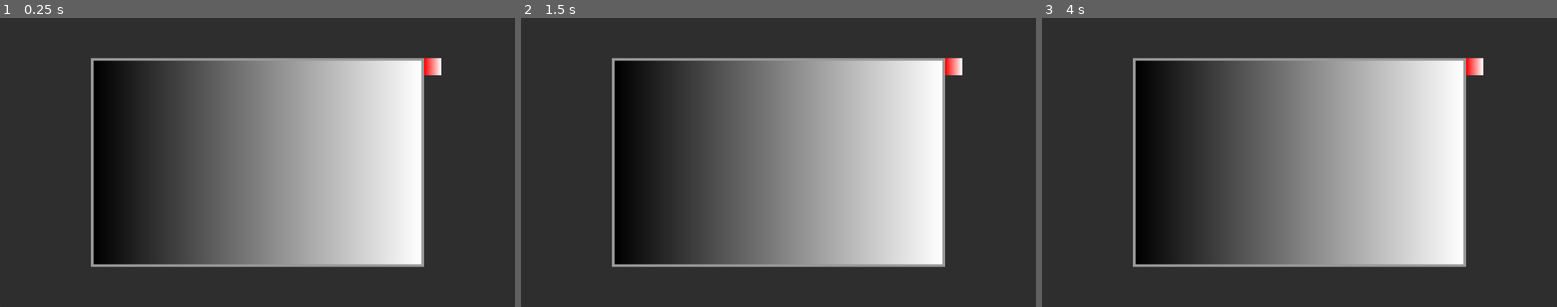
Above: before the commit, frames 1-3 (left to right).
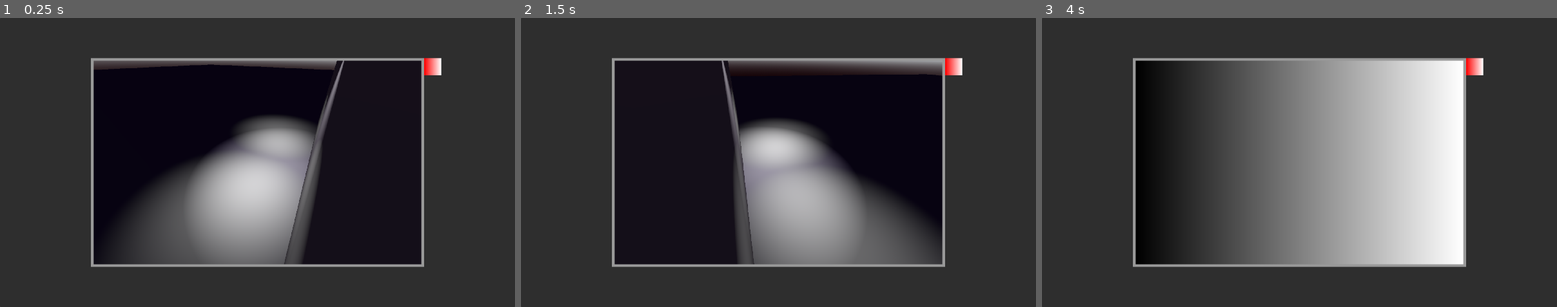
Above: after the commit, the same moments.

Repository: Blulow/brackeysjam
Game: Godot game, scene res://scenes/popup_ui/tv_popup.tscn
Same seed, same stepped clock (60 frames per second), same inputs: the game is played once before the commit and once after it. This scene is started directly instead of the project's main scene.
Inputs (mouse positions are in pixels of both pictures, inside the frame that each line leads up to):
- Up to frame 1 (0.25 s): no input
- Up to frame 2 (1.5 s): tap Enter at 0.5 s; move the mouse to (891, 148) at 0.52 s; tap 0 at 0.6 s; click (891, 148) at 0.67 s; tap 1 at 0.8, 1.35 s; tap Space at 1.25 s; move the mouse to (675, 176) at 1.27 s; click (675, 176) at 1.42 s
- Up to frame 3 (4 s): tap 2 at 1.55, 2.1, 3.8 s; tap Enter at 2, 3.5 s; move the mouse to (1351, 98) at 2.02 s; click (1351, 98) at 2.17 s; tap 0 at 2.3, 2.85 s; tap Space at 2.75 s; move the mouse to (1273, 220) at 2.77 s; click (1273, 220) at 2.92 s; tap 1 at 3.05, 3.6 s; move the mouse to (1454, 205) at 3.52 s; click (1454, 205) at 3.67 s

The runs differ from the first frame. In frame 1, 34% of the frame differs, in the area x 18-82%, y 14-86%; in frame 2, 34%; in frame 3, less than 0.1%.
Error after the commit: Invalid access to property or key 'people' on a base object of type 'Nil'. (res://scripts/people/cam/cam_people.gd:9)

Commit message:
add: tv popup sec cam views & people presentation in cam

Diff:
--- a/assets/resources/rounds/round_1.tres
+++ b/assets/resources/rounds/round_1.tres
@@ -71,11 +71,11 @@
 
 [sub_resource type="Resource" id="Resource_fsm5x"]
 script = ExtResource("5_728il")
+identity = 2
 metadata/_custom_type_script = "uid://dojjqallh3e4s"
 
 [sub_resource type="Resource" id="Resource_kw2p0"]
 script = ExtResource("4_c55eo")
-type = 1
 value = SubResource("Resource_fsm5x")
 identities = Array[ExtResource("5_728il")]([SubResource("Resource_potff"), SubResource("Resource_6vj62")])
 metadata/_custom_type_script = "uid://l1ku632ceix"
--- a/project.godot
+++ b/project.godot
@@ -33,8 +33,7 @@
 
 quit_popup_ui={
 "deadzone": 0.2,
-"events": [Object(InputEventKey,"resource_local_to_scene":false,"resource_name":"","device":-1,"window_id":0,"alt_pressed":false,"shift_pressed":false,"ctrl_pressed":false,"meta_pressed":false,"pressed":false,"keycode":0,"physical_keycode":4194305,"key_label":0,"unicode":0,"location":0,"echo":false,"script":null)
-]
+"events": []
 }
 
 [physics]
--- /dev/null
+++ b/scenes/components/3d/aligning_container_3d.tscn
@@ -0,0 +1,6 @@
+[gd_scene format=3 uid="uid://cphoptrbu6b5l"]
+
+[ext_resource type="Script" uid="uid://rkjcbr54185k" path="res://scripts/components/3d/aligning_container_3d.gd" id="1_w2y2s"]
+
+[node name="AligningContainer3D" type="Node3D" unique_id=1191472738]
+script = ExtResource("1_w2y2s")
--- /dev/null
+++ b/scenes/people/cam_person.tscn
@@ -0,0 +1,14 @@
+[gd_scene format=3 uid="uid://0ct6mkjijivk"]
+
+[ext_resource type="Script" uid="uid://b6ieydm15dwqm" path="res://scripts/people/cam/cam_person.gd" id="1_rqlvd"]
+
+[sub_resource type="CapsuleMesh" id="CapsuleMesh_0we6e"]
+
+[sub_resource type="StandardMaterial3D" id="StandardMaterial3D_rqlvd"]
+resource_local_to_scene = true
+transparency = 4
+
+[node name="Person" type="MeshInstance3D" unique_id=1515487243]
+mesh = SubResource("CapsuleMesh_0we6e")
+surface_material_override/0 = SubResource("StandardMaterial3D_rqlvd")
+script = ExtResource("1_rqlvd")
--- a/scenes/popup_ui/tv_popup.tscn
+++ b/scenes/popup_ui/tv_popup.tscn
@@ -2,19 +2,13 @@
 
 [ext_resource type="PackedScene" uid="uid://bul24ekiahunx" path="res://scenes/popup_ui/ui/popup_overlay.tscn" id="1_rtmft"]
 [ext_resource type="PackedScene" uid="uid://dqp20ijshb2ac" path="res://scenes/popup_ui/ui/close_button.tscn" id="2_eptdl"]
+[ext_resource type="PackedScene" uid="uid://cabn6k3mebemq" path="res://scenes/popup_ui/ui/security_camera.tscn" id="2_kb2g4"]
 
 [sub_resource type="StyleBoxFlat" id="StyleBoxFlat_tef5t"]
 content_margin_left = 10.0
 content_margin_top = 10.0
 content_margin_right = 10.0
 content_margin_bottom = 10.0
-
-[sub_resource type="Gradient" id="Gradient_tef5t"]
-
-[sub_resource type="GradientTexture2D" id="GradientTexture2D_8a6af"]
-gradient = SubResource("Gradient_tef5t")
-width = 1006
-height = 274
 
 [node name="TVPopup" type="Control" unique_id=1802960549 groups=["popup"]]
 layout_mode = 3
@@ -58,7 +52,22 @@
 
 [node name="TextureRect" type="TextureRect" parent="UI/PanelContainer" unique_id=1098372172]
 layout_mode = 2
-texture = SubResource("GradientTexture2D_8a6af")
+
+[node name="SubViewportContainer" type="SubViewportContainer" parent="UI/PanelContainer/TextureRect" unique_id=547843674]
+layout_mode = 1
+anchors_preset = 15
+anchor_right = 1.0
+anchor_bottom = 1.0
+grow_horizontal = 2
+grow_vertical = 2
+stretch = true
+
+[node name="SubViewport" type="SubViewport" parent="UI/PanelContainer/TextureRect/SubViewportContainer" unique_id=15294461]
+handle_input_locally = false
+size = Vector2i(1222, 760)
+render_target_update_mode = 4
+
+[node name="SecurityCamera" parent="UI/PanelContainer/TextureRect/SubViewportContainer/SubViewport" unique_id=614481693 instance=ExtResource("2_kb2g4")]
 
 [node name="CloseButton" parent="UI" unique_id=1617579724 instance=ExtResource("2_eptdl")]
 layout_mode = 0
--- /dev/null
+++ b/scenes/popup_ui/ui/security_camera.tscn
@@ -0,0 +1,92 @@
+[gd_scene format=3 uid="uid://cabn6k3mebemq"]
+
+[ext_resource type="Script" uid="uid://du27wyff0c4jx" path="res://scripts/popup_ui/security_camera.gd" id="1_53a5h"]
+[ext_resource type="Script" uid="uid://kacxv2mpucah" path="res://scripts/people/cam/cam_people.gd" id="1_fp0dp"]
+[ext_resource type="PackedScene" uid="uid://cphoptrbu6b5l" path="res://scenes/components/3d/aligning_container_3d.tscn" id="2_wbbhj"]
+
+[sub_resource type="PlaneMesh" id="PlaneMesh_0we6e"]
+
+[sub_resource type="BoxMesh" id="BoxMesh_fp0dp"]
+
+[sub_resource type="ProceduralSkyMaterial" id="ProceduralSkyMaterial_0we6e"]
+sky_top_color = Color(0.056003094, 0.015106201, 0.12890625, 1)
+ground_bottom_color = Color(0.07421875, 0.012176514, 0.025263548, 1)
+
+[sub_resource type="Sky" id="Sky_fp0dp"]
+sky_material = SubResource("ProceduralSkyMaterial_0we6e")
+
+[sub_resource type="Environment" id="Environment_wbbhj"]
+background_mode = 2
+sky = SubResource("Sky_fp0dp")
+ambient_light_color = Color(0.41015625, 0.33305168, 0.18585205, 1)
+
+[sub_resource type="Gradient" id="Gradient_53a5h"]
+
+[sub_resource type="GradientTexture1D" id="GradientTexture1D_pklln"]
+gradient = SubResource("Gradient_53a5h")
+
+[node name="SecurityCamera" type="Node3D" unique_id=614481693]
+script = ExtResource("1_53a5h")
+
+[node name="World" type="Node3D" parent="." unique_id=106676778]
+
+[node name="MeshInstance3D" type="MeshInstance3D" parent="World" unique_id=1974437215]
+transform = Transform3D(28.31922, 0, 0, 0, 1, 0, 0, 0, 44.97864, -22.446663, 0, -15.111972)
+mesh = SubResource("PlaneMesh_0we6e")
+
+[node name="MeshInstance3D2" type="MeshInstance3D" parent="World" unique_id=1486769936]
+transform = Transform3D(1.9499989, 0, 0, 0, 4.351521, 0, 0, 0, 10.873369, 4.4966936, 2.1693368, 0)
+mesh = SubResource("BoxMesh_fp0dp")
+
+[node name="SpotLight3D" type="SpotLight3D" parent="World" unique_id=182189008]
+transform = Transform3D(-0.22827195, 0.9648292, 0.13037032, 0.11752551, -0.10561946, 0.98743725, 0.96647793, 0.24072601, -0.089282095, 1.6678276, 4.100061, -2.6155872)
+light_energy = 6.44
+spot_angle = 50.05
+
+[node name="SpotLight3D2" type="SpotLight3D" parent="World" unique_id=1604219565]
+transform = Transform3D(0.72018, -0.6869742, 0.09699091, -0.09218099, 0.043811776, 0.99477816, -0.68763626, -0.7253599, -0.03177359, 1.6864152, 4.1000614, 2.6488962)
+light_energy = 6.44
+spot_angle = 50.05
+
+[node name="SpotLight3D3" type="SpotLight3D" parent="World" unique_id=1792680752]
+transform = Transform3D(0.5296268, -0.53105545, 0.66141933, -0.4966405, 0.43798774, 0.7493429, -0.6876363, -0.7253598, -0.03177359, 3.3470213, 3.7454152, 0.40438485)
+light_energy = 9.16
+shadow_enabled = true
+spot_range = 5.434
+spot_angle = 61.2
+
+[node name="People" type="Node3D" parent="World" unique_id=471835800]
+transform = Transform3D(1, 0, 0, 0, 1, 0, 0, 0, 1, 2.877405, 1.0038072, 0)
+script = ExtResource("1_fp0dp")
+
+[node name="AligningContainer3D" parent="World/People" unique_id=1191472738 instance=ExtResource("2_wbbhj")]
+sort_axis = 2
+reverse_order = true
+
+[node name="Camera3D" type="Camera3D" parent="." unique_id=115149669]
+transform = Transform3D(0.91173756, -0.26716056, 0.31202543, 0.016689608, 0.7830705, 0.621709, -0.410434, -0.56162786, 0.7184136, 3.325589, 3.1710806, 4.2438846)
+
+[node name="Camera3D2" type="Camera3D" parent="." unique_id=501403154]
+transform = Transform3D(-0.9633502, -0.15390143, 0.21970668, 0.016689597, 0.7830705, 0.621709, -0.26772773, 0.6025902, -0.7518026, 3.325589, 3.1710806, -3.345531)
+
+[node name="WorldEnvironment" type="WorldEnvironment" parent="." unique_id=1152686909]
+environment = SubResource("Environment_wbbhj")
+
+[node name="FeetCamLayer" type="CanvasLayer" parent="." unique_id=609669820]
+
+[node name="FeetCam" type="Control" parent="FeetCamLayer" unique_id=1427918205]
+layout_mode = 3
+anchors_preset = 15
+anchor_right = 1.0
+anchor_bottom = 1.0
+grow_horizontal = 2
+grow_vertical = 2
+
+[node name="TextureRect" type="TextureRect" parent="FeetCamLayer/FeetCam" unique_id=484910898]
+layout_mode = 1
+anchors_preset = 15
+anchor_right = 1.0
+anchor_bottom = 1.0
+grow_horizontal = 2
+grow_vertical = 2
+texture = SubResource("GradientTexture1D_pklln")
--- /dev/null
+++ b/scripts/components/3d/aligning_container_3d.gd
@@ -0,0 +1,73 @@
+@tool
+extends Node3D
+class_name AligningContainer3D
+
+enum AlignAxis { X, Y, Z }
+enum AlignmentMode { BEGIN, CENTER }
+
+@export var sort_axis: AlignAxis = AlignAxis.X:
+	set(value):
+		sort_axis = value
+		queue_sort()
+
+@export var alignment: AlignmentMode = AlignmentMode.CENTER:
+	set(value):
+		alignment = value
+		queue_sort()
+
+@export var reverse_order: bool = false:
+	set(value):
+		reverse_order = value
+		queue_sort()
+
+@export var separation: float = 2.0:
+	set(value):
+		separation = value
+		queue_sort()
+
+func _ready() -> void:
+	# Trigger a sort when child nodes are added, removed, or reordered
+	child_order_changed.connect(queue_sort)
+	queue_sort()
+
+func queue_sort() -> void:
+	# Wait for the end of the frame to avoid redundant sorting calls
+	if is_inside_tree():
+		sort_children.call_deferred()
+
+func sort_children() -> void:
+	# 1. Filter out valid, visible 3D children
+	var valid_children: Array[Node3D] = []
+	for child in get_children():
+		if child is Node3D and child.visible:
+			valid_children.append(child)
+
+	if valid_children.is_empty():
+		return
+
+	# 2. Reverse the array direction if the toggle is enabled
+	if reverse_order:
+		valid_children.reverse()
+
+	# 3. Calculate the center offset modifier
+	var center_offset: float = 0.0
+	if alignment == AlignmentMode.CENTER:
+		var total_length = (valid_children.size() - 1) * separation
+		center_offset = total_length / 2.0
+
+	# 4. Position the children
+	var current_offset: float = 0.0
+	for child in valid_children:
+		var new_pos = Vector3.ZERO
+		var final_position = current_offset - center_offset
+
+		match sort_axis:
+			AlignAxis.X:
+				new_pos.x = final_position
+			AlignAxis.Y:
+				new_pos.y = final_position
+			AlignAxis.Z:
+				new_pos.z = final_position
+
+		child.transform.origin = new_pos
+		current_offset += separation
--- /dev/null
+++ b/scripts/people/cam/cam_people.gd
@@ -0,0 +1,15 @@
+extends Node3D
+
+@onready var container: AligningContainer3D = $AligningContainer3D
+
+var person_scene: PackedScene = preload("res://scenes/people/cam_person.tscn")
+var people_data: Array[PersonConfig] = []
+
+func _ready() -> void:
+	people_data = GameManager.round_manager.people.people
+
+	for config: PersonConfig in people_data:
+		var person: CamPerson = person_scene.instantiate()
+		container.add_child(person)
+
+		person.apply_config(config)
--- /dev/null
+++ b/scripts/people/cam/cam_person.gd
@@ -0,0 +1,17 @@
+extends MeshInstance3D
+class_name CamPerson
+
+func apply_config(config: PersonConfig) -> void:
+	get_surface_override_material(0).albedo_color = Color(Color.WHITE, 1.0 if config.shadow else 0.0)
+	cast_shadow = GeometryInstance3D.SHADOW_CASTING_SETTING_ON if config.shadow else GeometryInstance3D.SHADOW_CASTING_SETTING_OFF
+
+	if not config.view:
+		reparent(get_parent().get_parent())
+		var point: Vector2 = get_random_point_in_arc(Vector2(2.877, 0.0), 10.0, PI/2, 2*PI - PI/2)
+		global_position = Vector3(point.x, 1.0, point.y)
+
+func get_random_point_in_arc(center: Vector2, max_radius: float, min_angle: float, max_angle: float) -> Vector2:
+	var random_angle := randf_range(min_angle, max_angle)
+	var random_radius := max_radius * sqrt(randf())
+	var direction := Vector2.from_angle(random_angle)
+	return center + direction * random_radius
--- /dev/null
+++ b/scripts/popup_ui/security_camera.gd
@@ -0,0 +1,36 @@
+extends Node3D
+
+@onready var camera_1: Camera3D = $Camera3D
+@onready var camera_2: Camera3D = $Camera3D2
+@onready var feet_cam: Control = $FeetCamLayer/FeetCam
+
+var current_camera: Camera3D
+var current_cam_idx: int = 0
+
+func _ready() -> void:
+	switch_cam(current_cam_idx)
+
+func switch_cam(idx: int) -> void:
+	match idx:
+		0:
+			current_camera = camera_1
+			feet_cam.visible = false
+		1:
+			current_camera = camera_2
+			feet_cam.visible = false
+		2:
+			current_camera = null
+			feet_cam.visible = true
+
+	current_cam_idx = idx
+	if current_camera: current_camera.make_current()
+
+func _input(event: InputEvent):
+	if event is InputEventKey:
+		if event.pressed and not event.is_echo():
+			if event.keycode == KEY_0:
+				switch_cam(0)
+			elif event.keycode == KEY_1:
+				switch_cam(1)
+			elif event.keycode == KEY_2:
+				switch_cam(2)
Not shown, added: scripts/components/3d/aligning_container_3d.gd.uid
Not shown, added: scripts/people/cam/cam_people.gd.uid
Not shown, added: scripts/people/cam/cam_person.gd.uid
Not shown, added: scripts/popup_ui/security_camera.gd.uid
